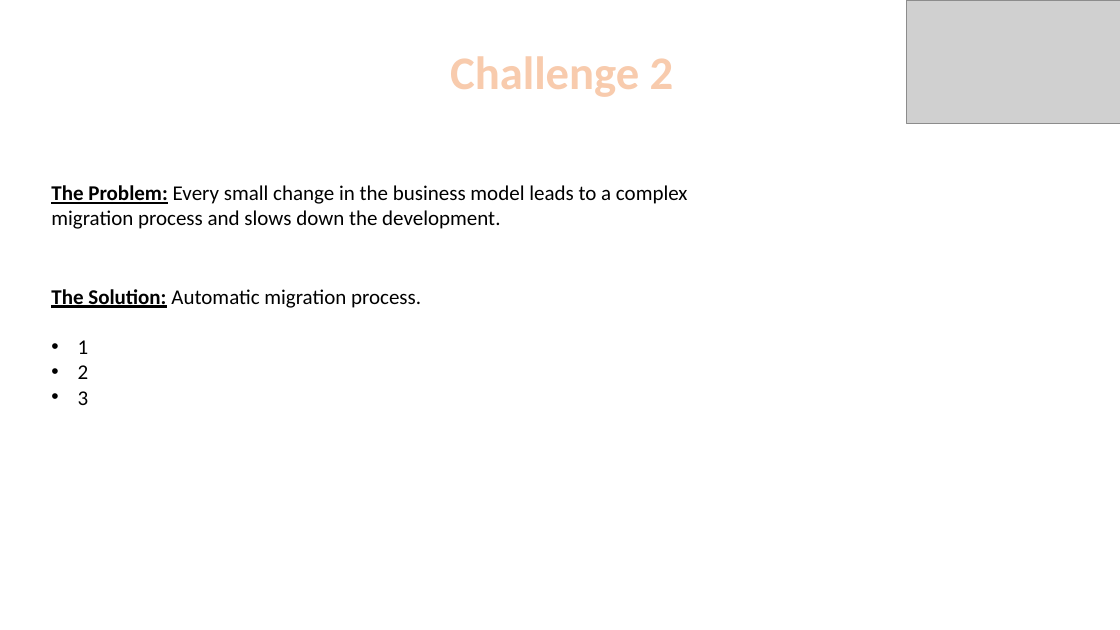
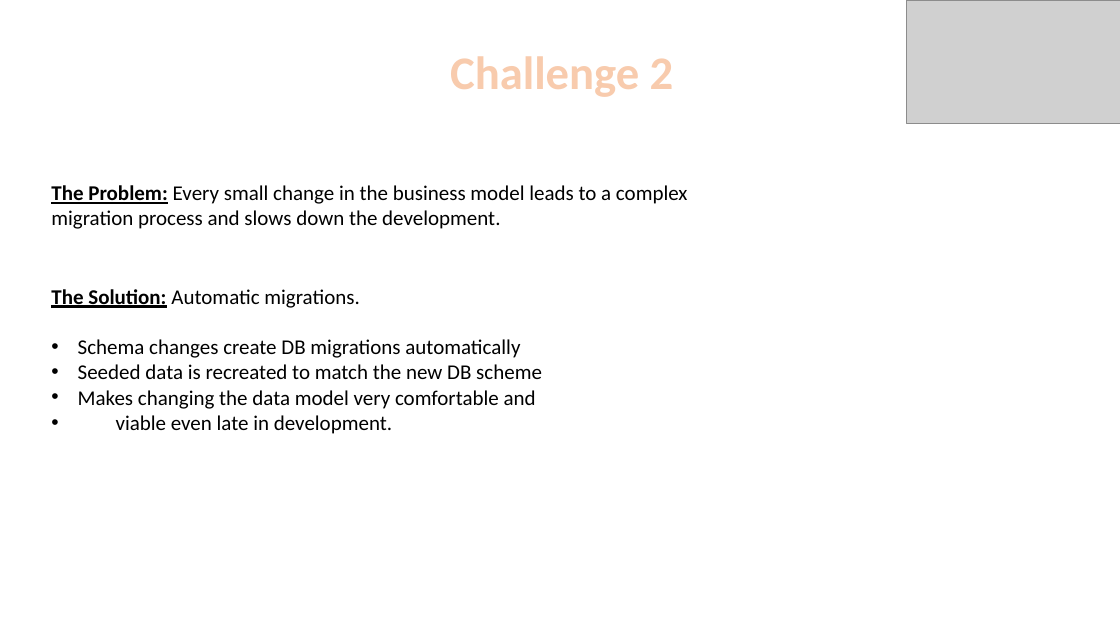
Before and after one commit to roypillar/Michtava, a slide deck: slide 7 of Michtava - Presentation.pptx. Drawn at 1120x630 pixels with LibreOffice and Linux fonts; fonts in the diff are those of the drawing; grey boxes stand for pictures; background and template pictures are left out. Boxes give left, top, right and bottom in pixels: in the first picture for what was removed or moved away, otherwise in the second. Text is boxed around its words. In the diff, an @@ line names an element or a change of style, - is before the commit and + after.

Commit message:
presentation small changes

```diff
--- a/Michtava - Presentation.pptx
+++ b/Michtava - Presentation.pptx
@@ text at (51, 289, 542, 434): text changed @@
-The Solution: Automatic migration process.
-• 1
-• 2
-• 3
+The Solution: Automatic migrations.
+• Schema changes create DB migrations automatically
+• Seeded data is recreated to match the new DB scheme
+• Makes changing the data model very comfortable and
+• viable even late in development.
```
Also in this commit, not shown: 2 other slides changed, 3 slides added, 3 slides removed.
